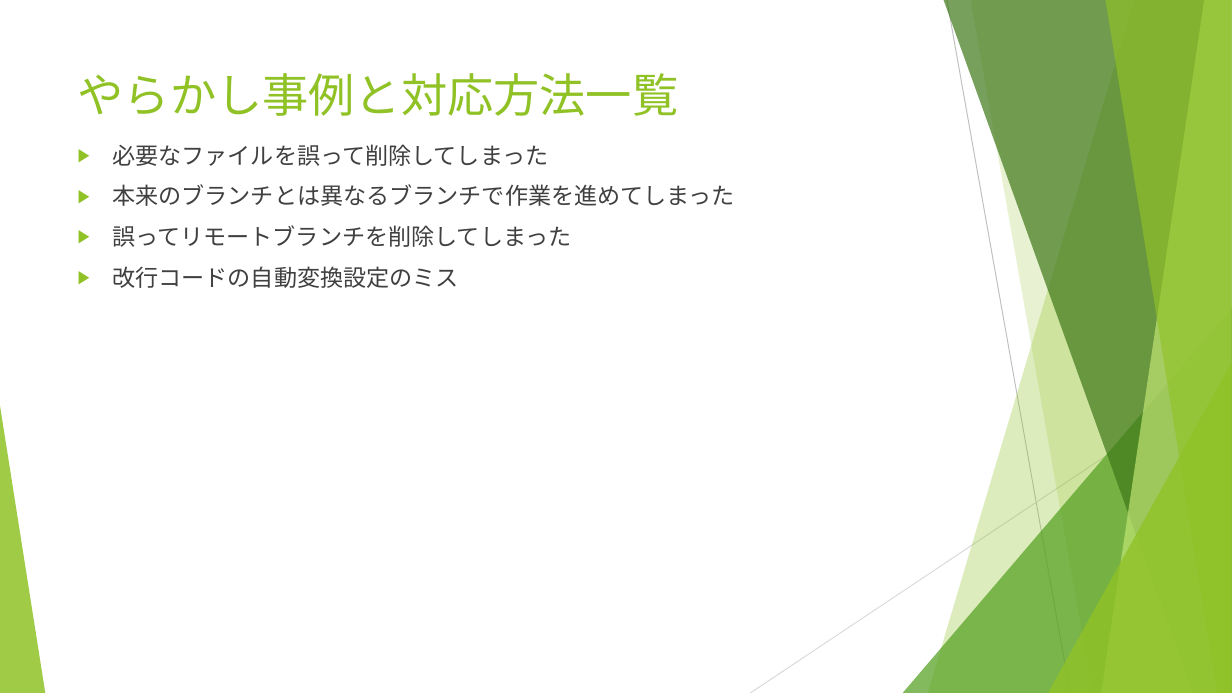
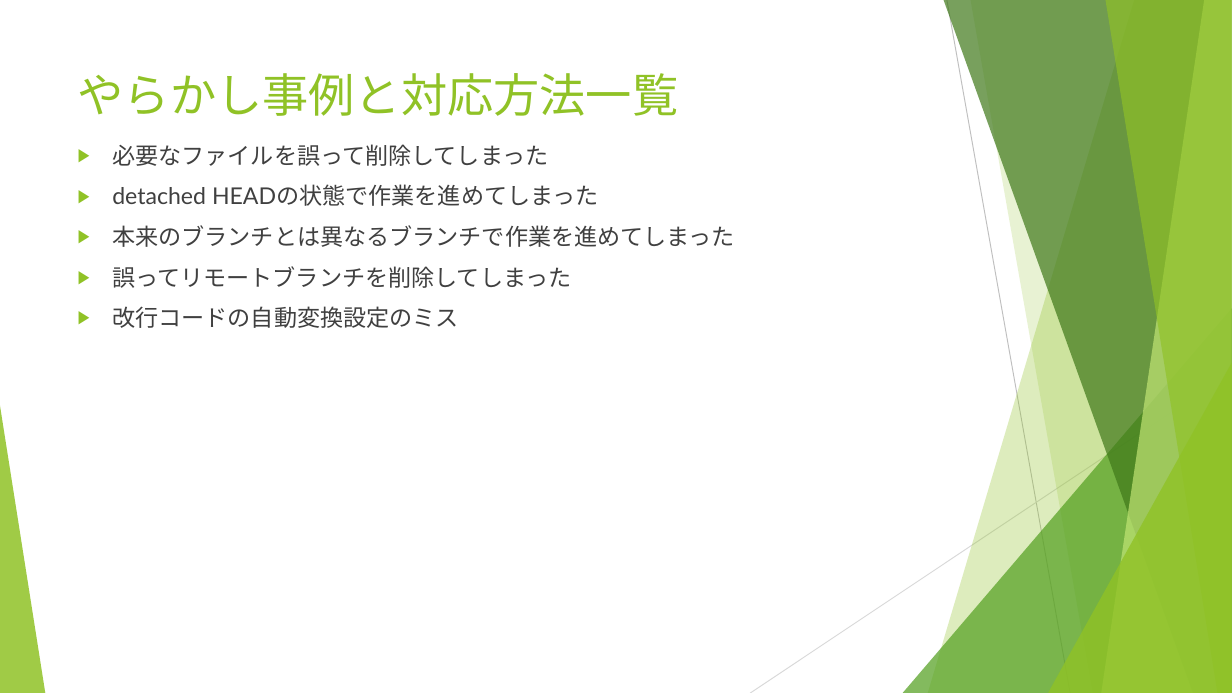
Before and after one commit to yusuke8655/git-trouble-shooting, a slide deck: slide 6 of Gitトラブルシューティング.pptx. Drawn at 1232x693 pixels with LibreOffice and Linux fonts; fonts in the diff are those of the drawing. Boxes give left, top, right and bottom in pixels: in the first picture for what was removed or moved away, otherwise in the second. Text is boxed around its words. In the diff, an @@ line names an element or a change of style, - is before the commit and + after.

Commit message:
detached HEADの事例を追加

```diff
--- a/Gitトラブルシューティング.pptx
+++ b/Gitトラブルシューティング.pptx
@@ text at (112,184,599,206): paragraph added @@
+▶ detached HEADの状態で作業を進めてしまった
```
